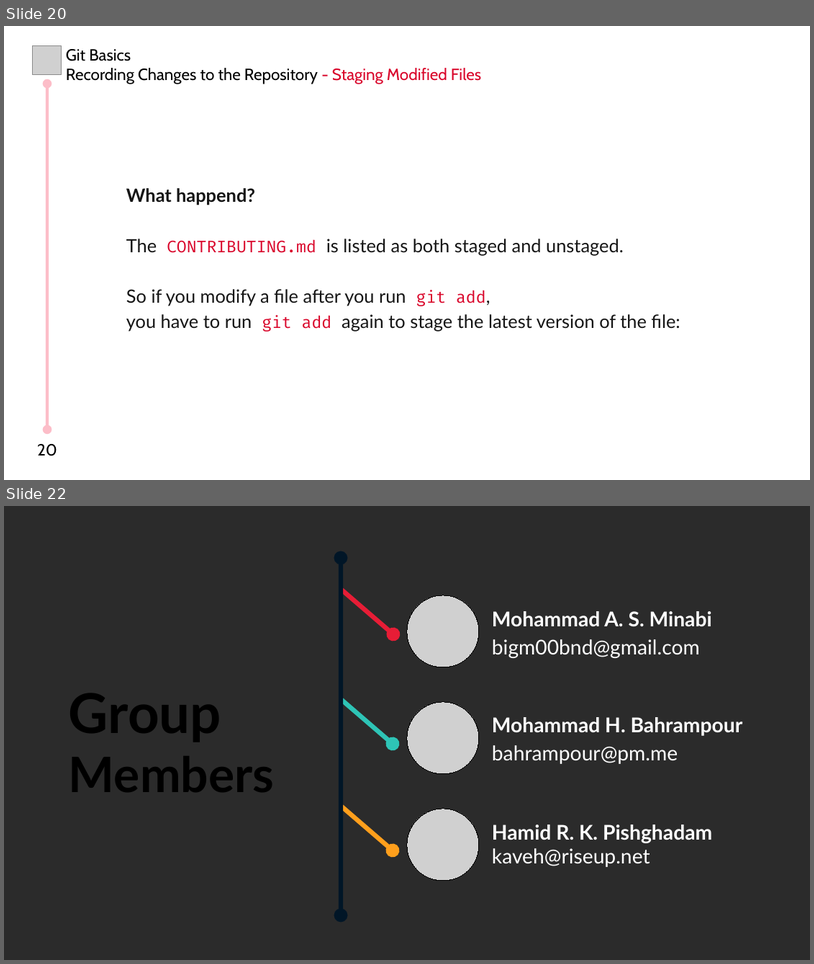
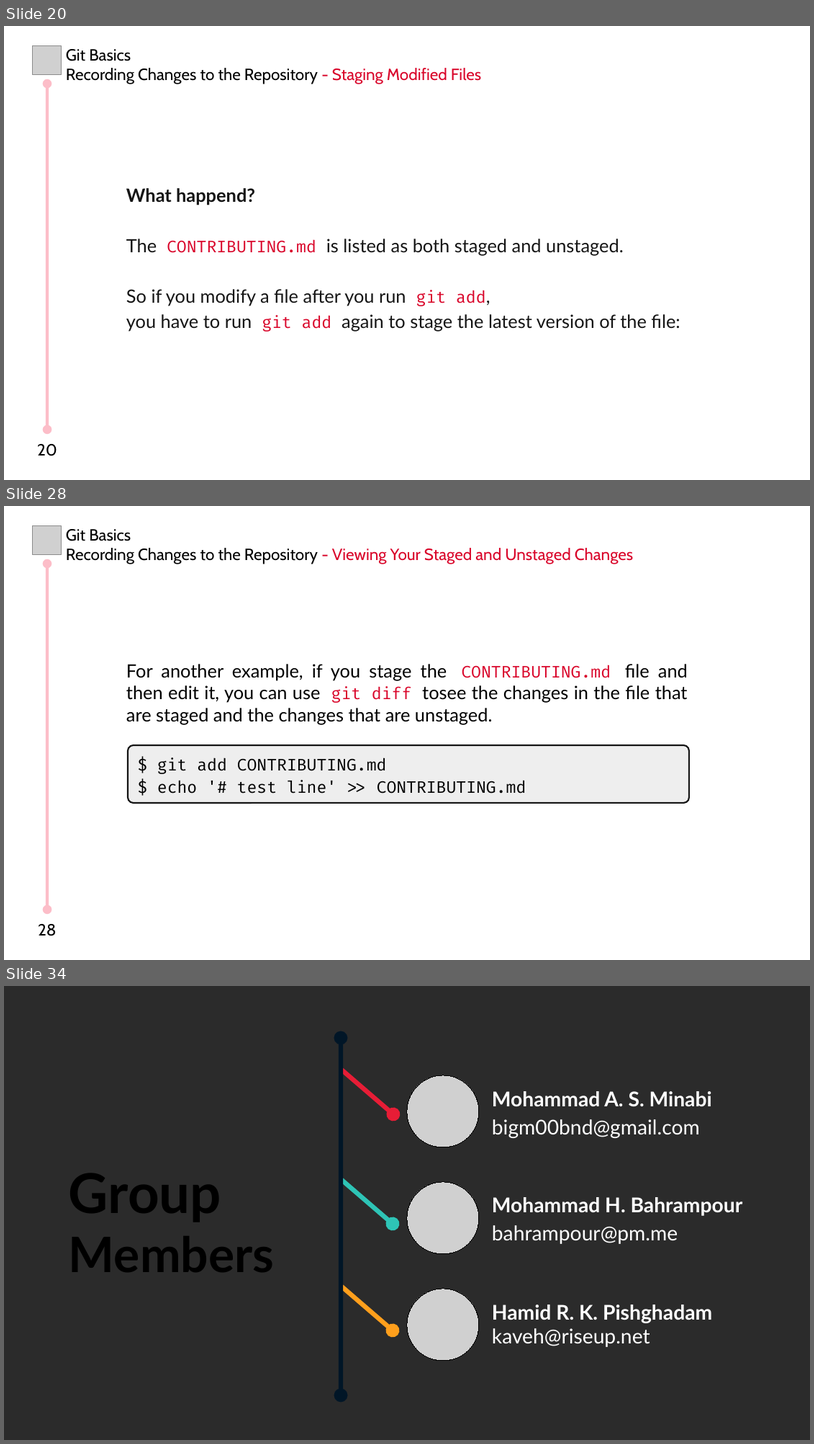
Before and after one commit to MHBahrampour/git-presentation-files, a slide deck: Chapter 2/Chapter 2.odp. Shown one above the other, each under a label of ours: slides 20 and 22 before the commit, slides 20, 28 and 34 after it; the slides between them are not shown. The pictures are 814x964 and 814x1444 pixels, drawn with LibreOffice and Linux fonts; fonts in the diff are those of the drawing; grey boxes stand for pictures; background and template pictures are left out; a plain dark background stands for a picture behind light text. Boxes give left, top, right and bottom in pixels: in the first picture for what was removed or moved away, otherwise in the second. Text is boxed around its words. In the diff, an @@ line names an element or a change of style, - is before the commit and + after.

Commit message:
'Ch2 - Viewing Your Staged and Unstaged Changes' is completed

```diff
--- a/Chapter 2/Chapter 2.odp
+++ b/Chapter 2/Chapter 2.odp
@@ slide 28 added at (4, 506, 810, 960), background #FFFFFF @@
@@ picture added at (33, 526, 61, 555) @@
@@ text added at (66, 529, 634, 564), 16 pt, text #000000 @@
+Git Basics
+Recording Changes to the Repository - Viewing Your Staged and Unstaged Changes
@@ double arrow added from (47, 564) to (47, 909), #FCBDC8 3 pt @@
@@ text added at (126, 664, 688, 724), 18 pt, text #000000 @@
+For another example, if you stage the CONTRIBUTING.md file and then edit it, you can use git diff tosee the changes in the file that are staged and the changes that are unstaged.
@@ rounded rectangle added at (128, 745, 689, 803), fill #EEEEEE, outline #151515 1.5 pt, 16 pt, text #000000 @@
+$ git add CONTRIBUTING.md
+$ echo '# test line' >> CONTRIBUTING.md
@@ text added at (38, 924, 57, 936), 16 pt, text #000000 @@
+28
@@ what was slide 22 is now slide 34 @@
```
Also in this commit, not shown: 1 slide changed, 11 other slides added.
